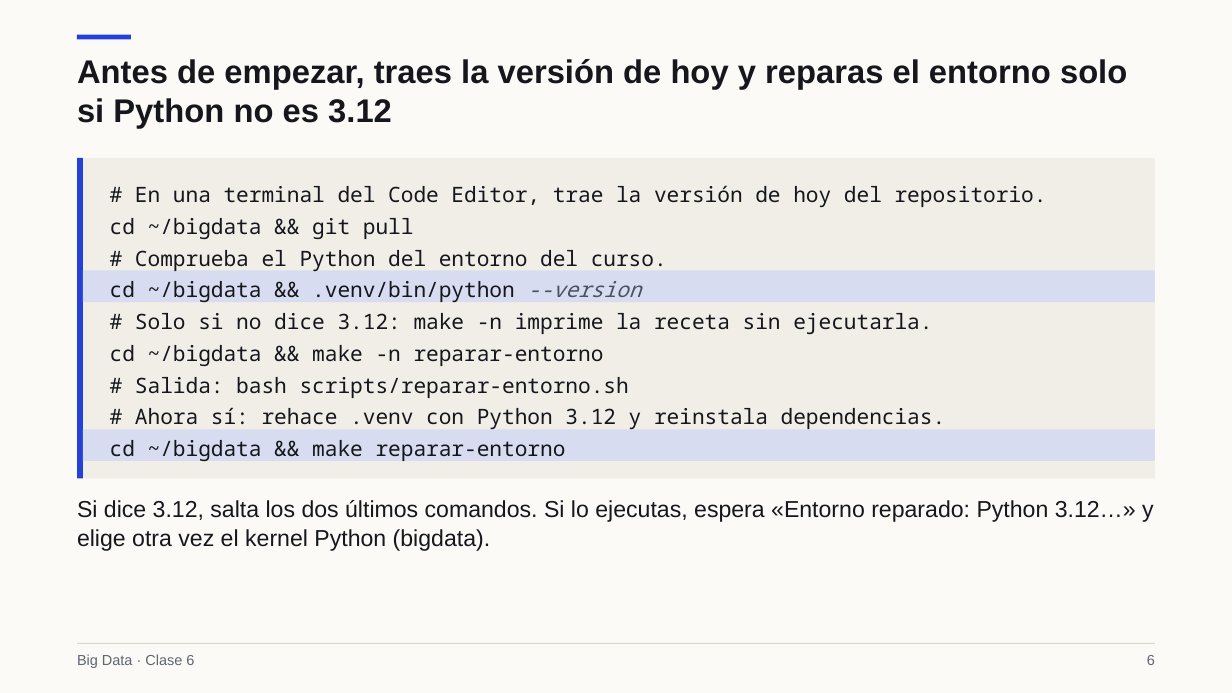
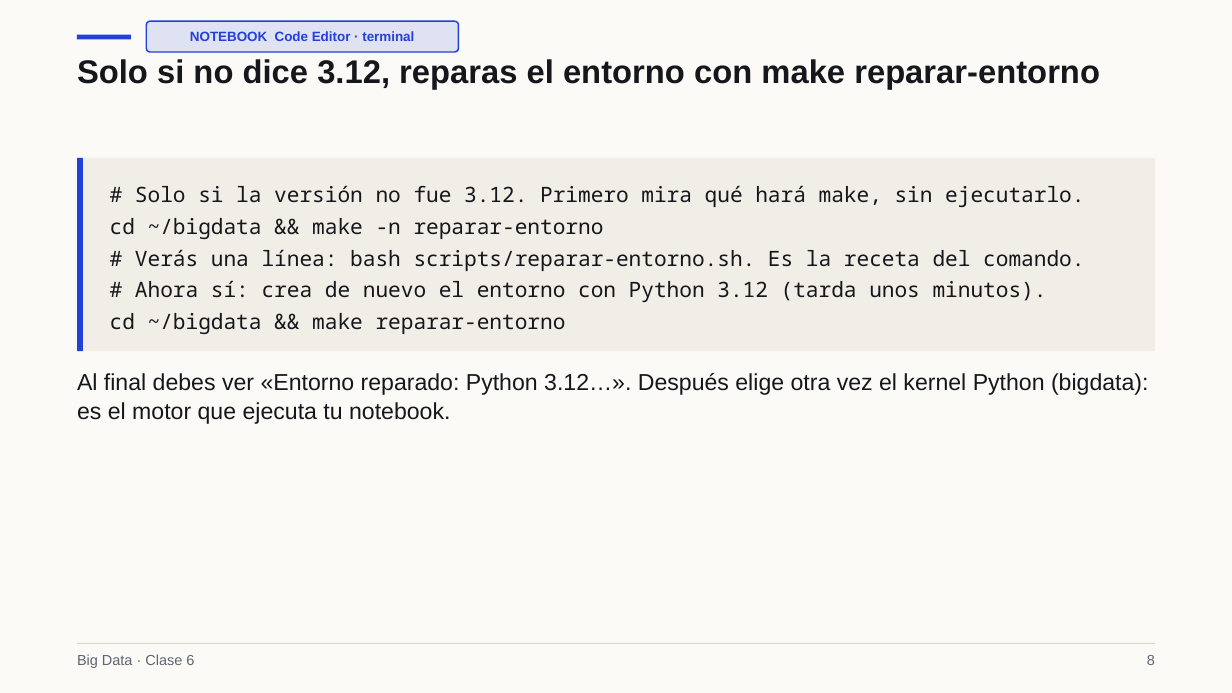
Before and after one commit to Apaezc/bigdata-udem-2026, a slide deck: slide 8 of curso/clase06/deck/slides.pptx (slide 6 before the commit). Drawn at 1232x693 pixels with LibreOffice and Linux fonts; fonts in the diff are those of the drawing. Boxes give left, top, right and bottom in pixels: in the first picture for what was removed or moved away, otherwise in the second. Text is boxed around its words. In the diff, an @@ line names an element or a change of style, - is before the commit and + after.

```diff
--- a/curso/clase06/deck/slides.pptx
+++ b/curso/clase06/deck/slides.pptx
@@ rounded rectangle added at (146,21,458,52), fill #DFE2F2, outline #2340D8 1.12 pt @@
@@ text at (77,59,1100,90): text changed @@
-Antes de empezar, traes la versión de hoy y reparas el entorno solo si Python no es 3.12
+Solo si no dice 3.12, reparas el entorno con make reparar-entorno
@@ text added at (190,31,414,41), 10.5 pt, text #2340D8, bold @@
+NOTEBOOK Code Editor · terminal
@@ rectangle: place and size @@
-rectangle at (77,158,1155,479)
+rectangle at (77,158,1155,351)
@@ rectangle: place and size @@
-rectangle at (77,158,82,479)
+rectangle at (77,158,82,351)
@@ text at (135,185,1084,207): text changed @@
-# En una terminal del Code Editor, trae la versión de hoy del repositorio.
-cd ~/bigdata && git pull
-# Comprueba el Python del entorno del curso.
-cd ~/bigdata && .venv/bin/python --version
-# Solo si no dice 3.12: make -n imprime la receta sin ejecutarla.
+# Solo si la versión no fue 3.12. Primero mira qué hará make, sin ejecutarlo.
@@ text at (135,249,1084,302): text changed @@
-# Salida: bash scripts/reparar-entorno.sh
-# Ahora sí: rehace .venv con Python 3.12 y reinstala dependencias.
+# Verás una línea: bash scripts/reparar-entorno.sh. Es la receta del comando.
+# Ahora sí: crea de nuevo el entorno con Python 3.12 (tarda unos minutos).
@@ rectangle removed at (83,271,1155,302) @@
@@ text at (77,373,1149,424): text changed @@
-Si dice 3.12, salta los dos últimos comandos. Si lo ejecutas, espera «Entorno reparado: Python 3.12…» y elige otra vez el kernel Python (bigdata).
+Al final debes ver «Entorno reparado: Python 3.12…». Después elige otra vez el kernel Python (bigdata): es el motor que ejecuta tu notebook.
@@ rectangle removed at (83,430,1155,461) @@
```
Also in this commit, not shown: 39 other slides changed, 41 slides added, 3 slides removed, 5 other files.
